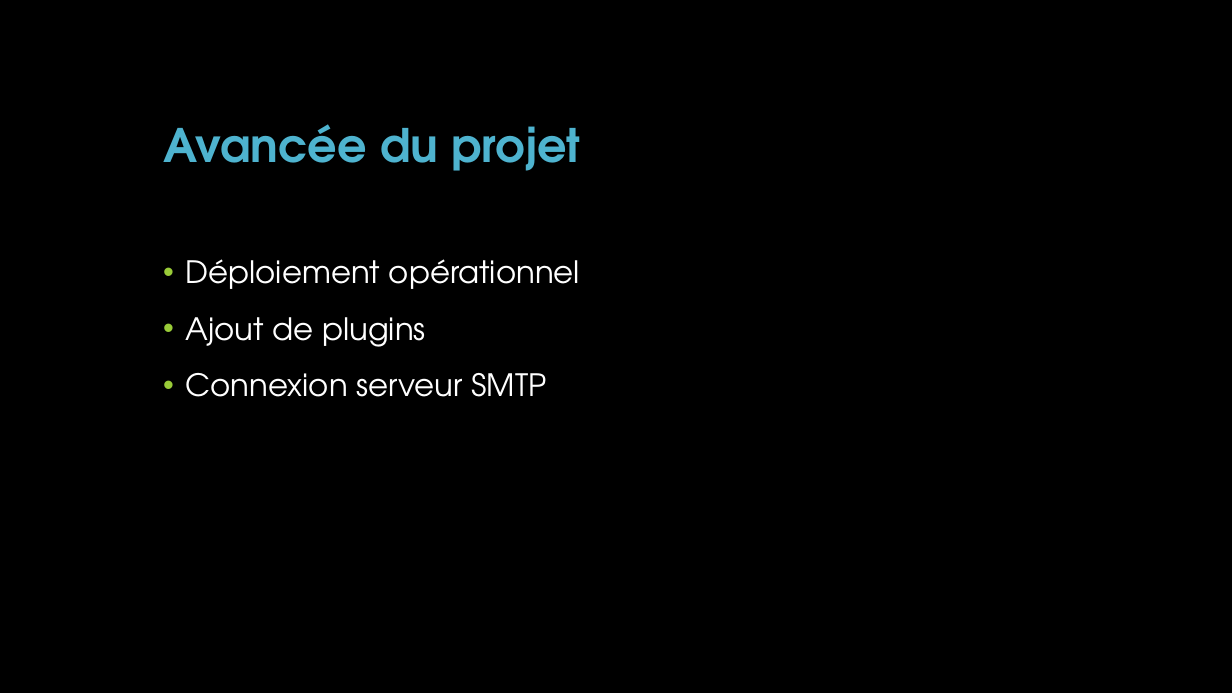
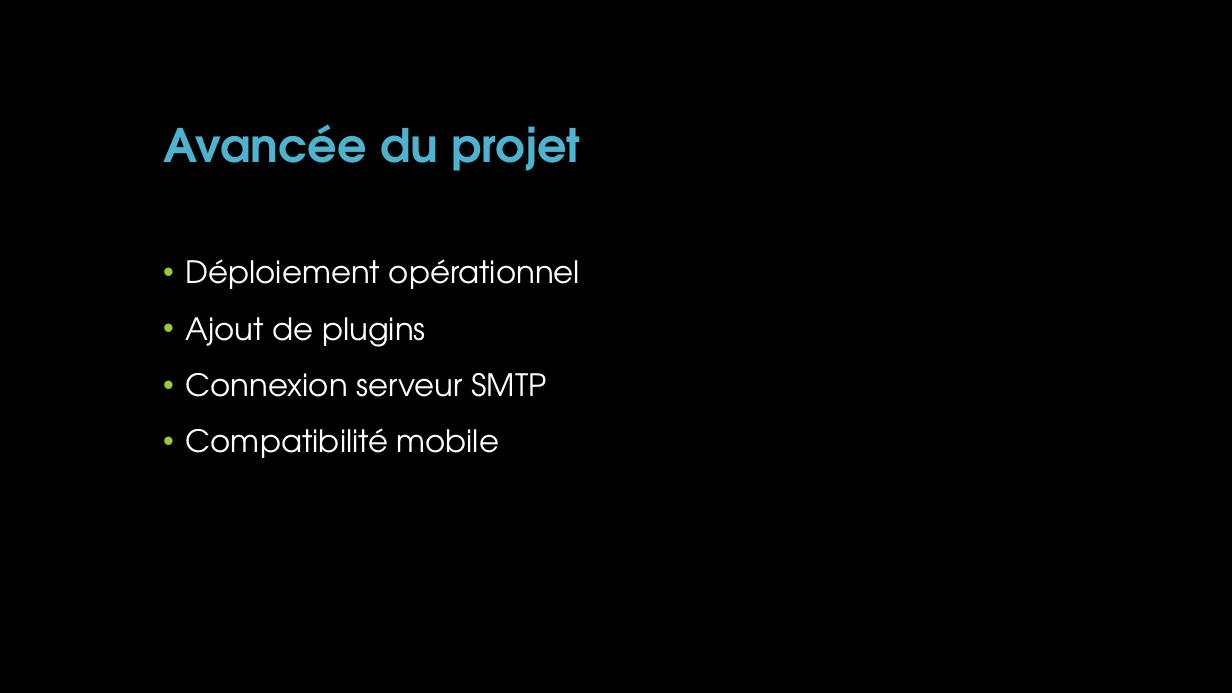
Before and after one commit to florianIBISC/Mattermost, a slide deck: slide 15 of Présentation de Mattermost.pptx. Drawn at 1232x693 pixels with LibreOffice and Linux fonts; fonts in the diff are those of the drawing; background and template pictures are left out. Boxes give left, top, right and bottom in pixels: in the first picture for what was removed or moved away, otherwise in the second. Text is boxed around its words. In the diff, an @@ line names an element or a change of style, - is before the commit and + after.

```diff
--- a/Présentation de Mattermost.pptx
+++ b/Présentation de Mattermost.pptx
@@ text at (x1=186, y1=428, x2=499, y2=458): paragraph added @@
+• Compatibilité mobile
```
Also in this commit, not shown: 3 other slides changed.
